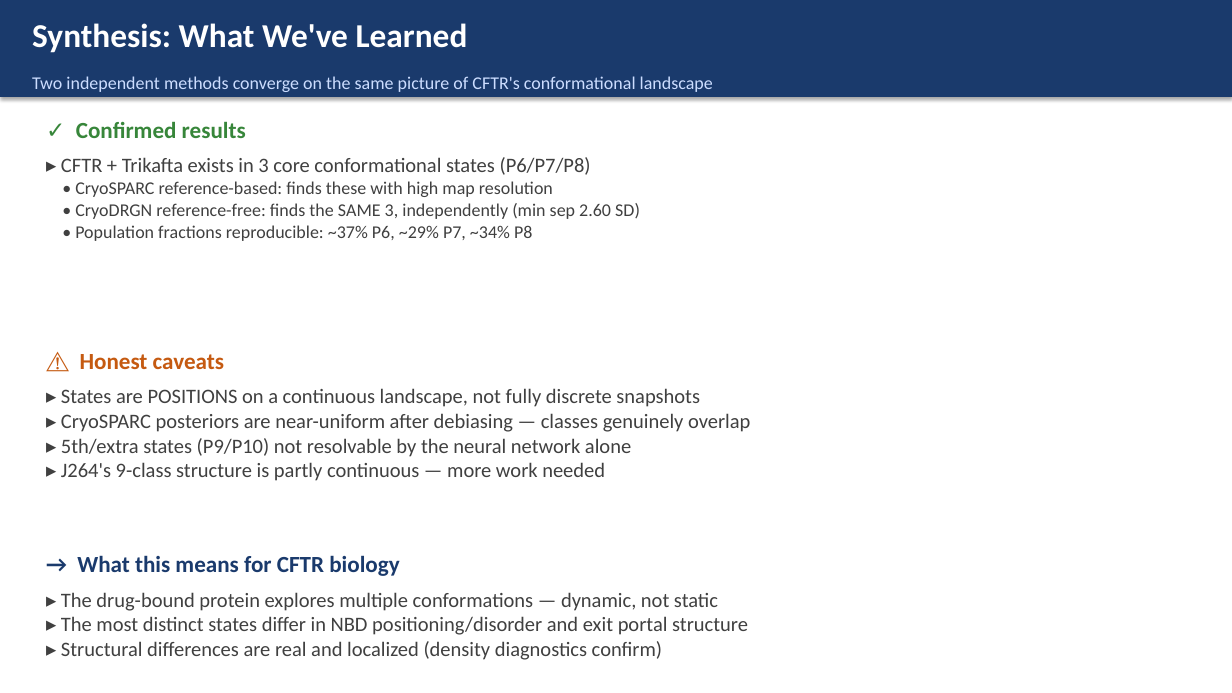
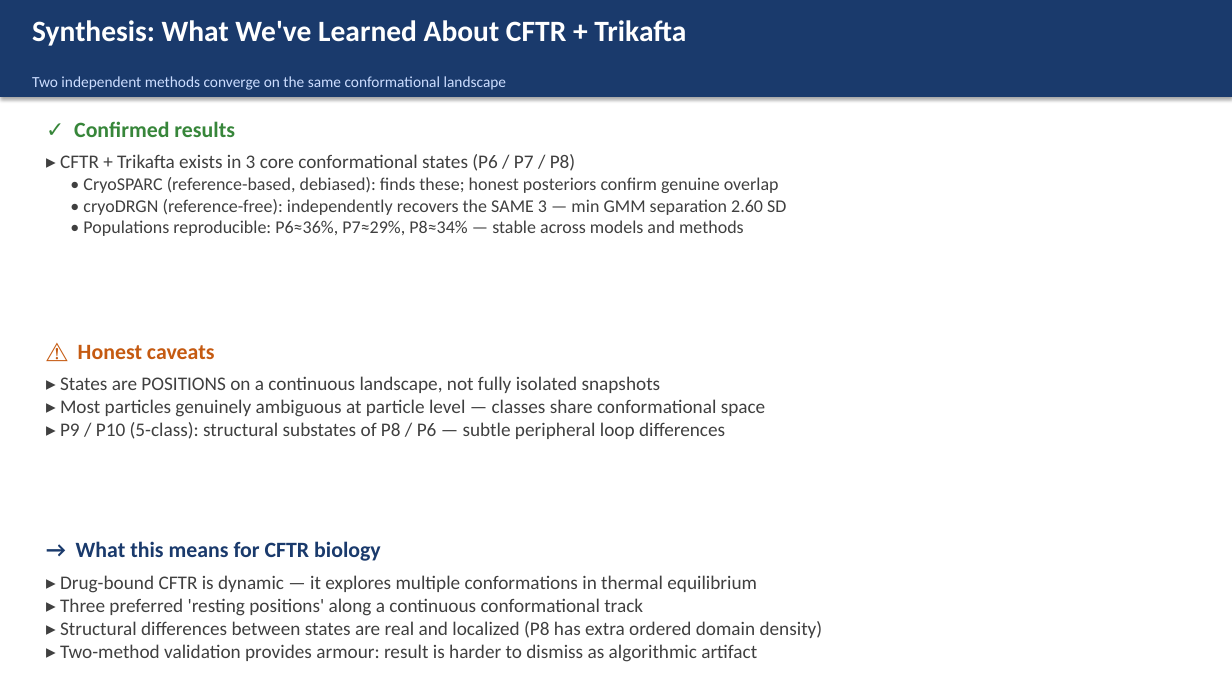
Before and after one commit to minouemmad/cryoem-classification, a slide deck: slide 13 of docs/CFTR_cryoDRGN_presentation.pptx (slide 14 before the commit). Drawn at 1232x693 pixels with LibreOffice and Linux fonts; fonts in the diff are those of the drawing. Boxes give left, top, right and bottom in pixels: in the first picture for what was removed or moved away, otherwise in the second. Text is boxed around its words. In the diff, an @@ line names an element or a change of style, - is before the commit and + after.

Commit message:
Update presentation: 14 slides, domain captions, VAE redesign, combined GMM/scatter slide, basin figure, D=128 vs D=256 explanation, K=6 J264

```diff
--- a/docs/CFTR_cryoDRGN_presentation.pptx
+++ b/docs/CFTR_cryoDRGN_presentation.pptx
@@ text at box(32, 20, 686, 46): text changed; size 26 to 23 pt @@
-Synthesis: What We've Learned
+Synthesis: What We've Learned About CFTR + Trikafta
@@ text at box(32, 76, 507, 90): text changed; size 14 to 12 pt @@
-Two independent methods converge on the same picture of CFTR's conformational landscape
+Two independent methods converge on the same conformational landscape
@@ text at box(60, 154, 786, 236): text changed @@
-▸ CFTR + Trikafta exists in 3 core conformational states (P6/P7/P8)
-• CryoSPARC reference-based: finds these with high map resolution
-• CryoDRGN reference-free: finds the SAME 3, independently (min sep 2.60 SD)
-• Population fractions reproducible: ~37% P6, ~29% P7, ~34% P8
+▸ CFTR + Trikafta exists in 3 core conformational states (P6 / P7 / P8)
+• CryoSPARC (reference-based, debiased): finds these; honest posteriors confirm genuine overlap
+• cryoDRGN (reference-free): independently recovers the SAME 3 — min GMM separation 2.60 SD
+• Populations reproducible: P6≈36%, P7≈29%, P8≈34% — stable across models and methods
@@ text "⚠ Honest caveats": place and size @@
-text "⚠ Honest caveats" at box(80, 354, 224, 369)
+text "⚠ Honest caveats" at box(78, 345, 215, 359)
@@ text at box(60, 376, 766, 439): text changed; size 16 to 15 pt @@
-▸ States are POSITIONS on a continuous landscape, not fully discrete snapshots
-▸ CryoSPARC posteriors are near-uniform after debiasing — classes genuinely overlap
-▸ 5th/extra states (P9/P10) not resolvable by the neural network alone
-▸ J264's 9-class structure is partly continuous — more work needed
+▸ States are POSITIONS on a continuous landscape, not fully isolated snapshots
+▸ Most particles genuinely ambiguous at particle level — classes share conformational space
+▸ P9 / P10 (5-class): structural substates of P8 / P6 — subtle peripheral loop differences
@@ size 18 to 17 pt in 3 elements at box(74, 121, 235, 137), box(78, 345, 215, 359), box(76, 541, 381, 561) @@
@@ text "→ What this means for ...": place and size @@
-text "→ What this means for ..." at box(77, 555, 399, 576)
+text "→ What this means for ..." at box(76, 541, 381, 561)
@@ text at box(60, 575, 823, 662): text changed; size 16 to 15 pt @@
-▸ The drug-bound protein explores multiple conformations — dynamic, not static
-▸ The most distinct states differ in NBD positioning/disorder and exit portal structure
-▸ Structural differences are real and localized (density diagnostics confirm)
+▸ Drug-bound CFTR is dynamic — it explores multiple conformations in thermal equilibrium
+▸ Three preferred 'resting positions' along a continuous conformational track
+▸ Structural differences between states are real and localized (P8 has extra ordered domain density)
+▸ Two-method validation provides armour: result is harder to dismiss as algorithmic artifact
```
Also in this commit, not shown: 7 other slides changed, 6 slides added, 7 slides removed, 1 other file.
